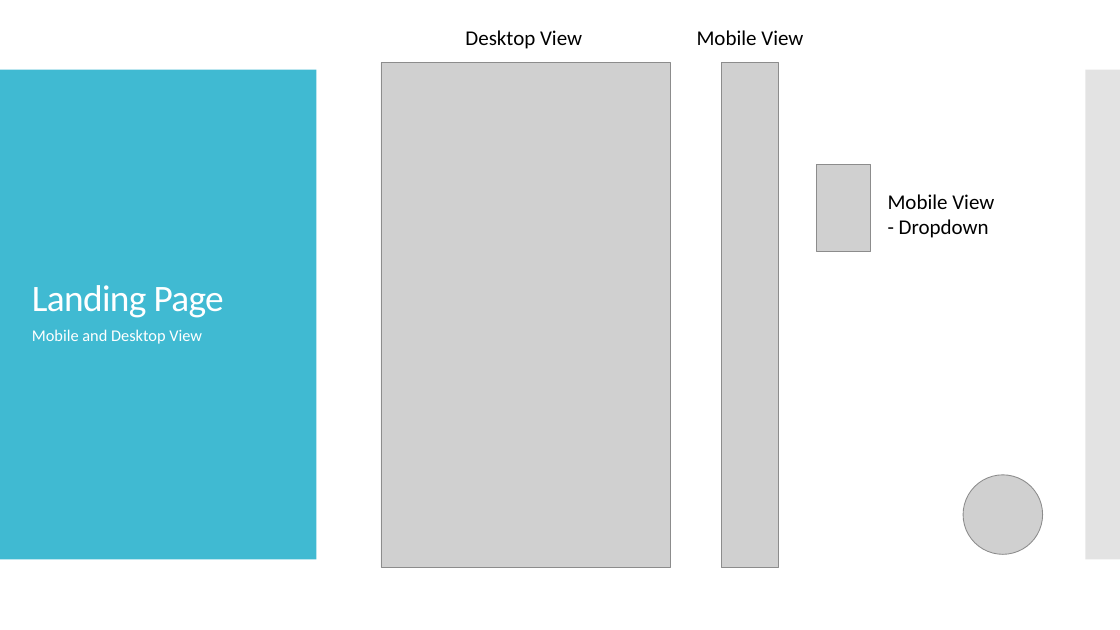
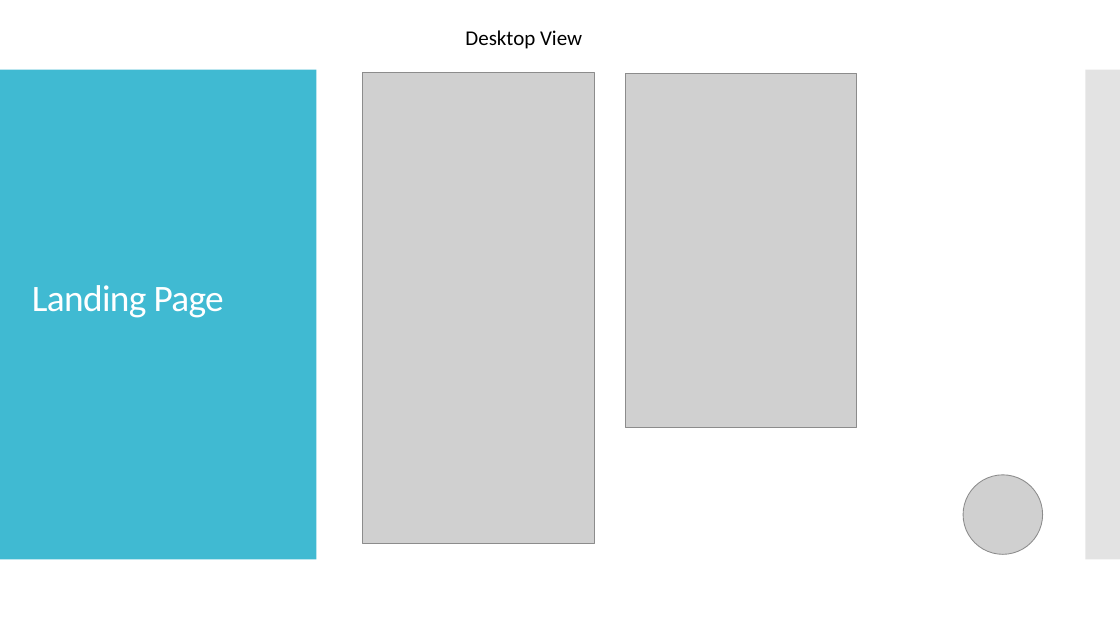
Before and after one commit to archiesevillano/MiniProject1, a slide deck: slide 6 of assets/documentation/AirGlobe Presentation.pptx. Drawn at 1120x630 pixels with LibreOffice and Linux fonts; fonts in the diff are those of the drawing; grey boxes stand for pictures. Boxes give left, top, right and bottom in pixels: in the first picture for what was removed or moved away, otherwise in the second. Text is boxed around its words. In the diff, an @@ line names an element or a change of style, - is before the commit and + after.

```diff
--- a/assets/documentation/AirGlobe Presentation.pptx
+++ b/assets/documentation/AirGlobe Presentation.pptx
@@ text removed at (x1=697, y1=30, x2=803, y2=45) @@
-Mobile View
@@ picture resized from (x1=381, y1=63, x2=670, y2=568) to (x1=363, y1=72, x2=594, y2=544) @@
@@ picture added at (x1=625, y1=73, x2=856, y2=428) @@
@@ picture removed at (x1=722, y1=63, x2=779, y2=568) @@
@@ picture removed at (x1=818, y1=164, x2=871, y2=251) @@
@@ text removed at (x1=888, y1=194, x2=994, y2=238) @@
-Mobile View
-- Dropdown
@@ text removed at (x1=32, y1=329, x2=202, y2=344) @@
-Mobile and Desktop View
```
Also in this commit, not shown: 1 other slide changed, 6 slides added, 2 slides removed, 27 other files.
